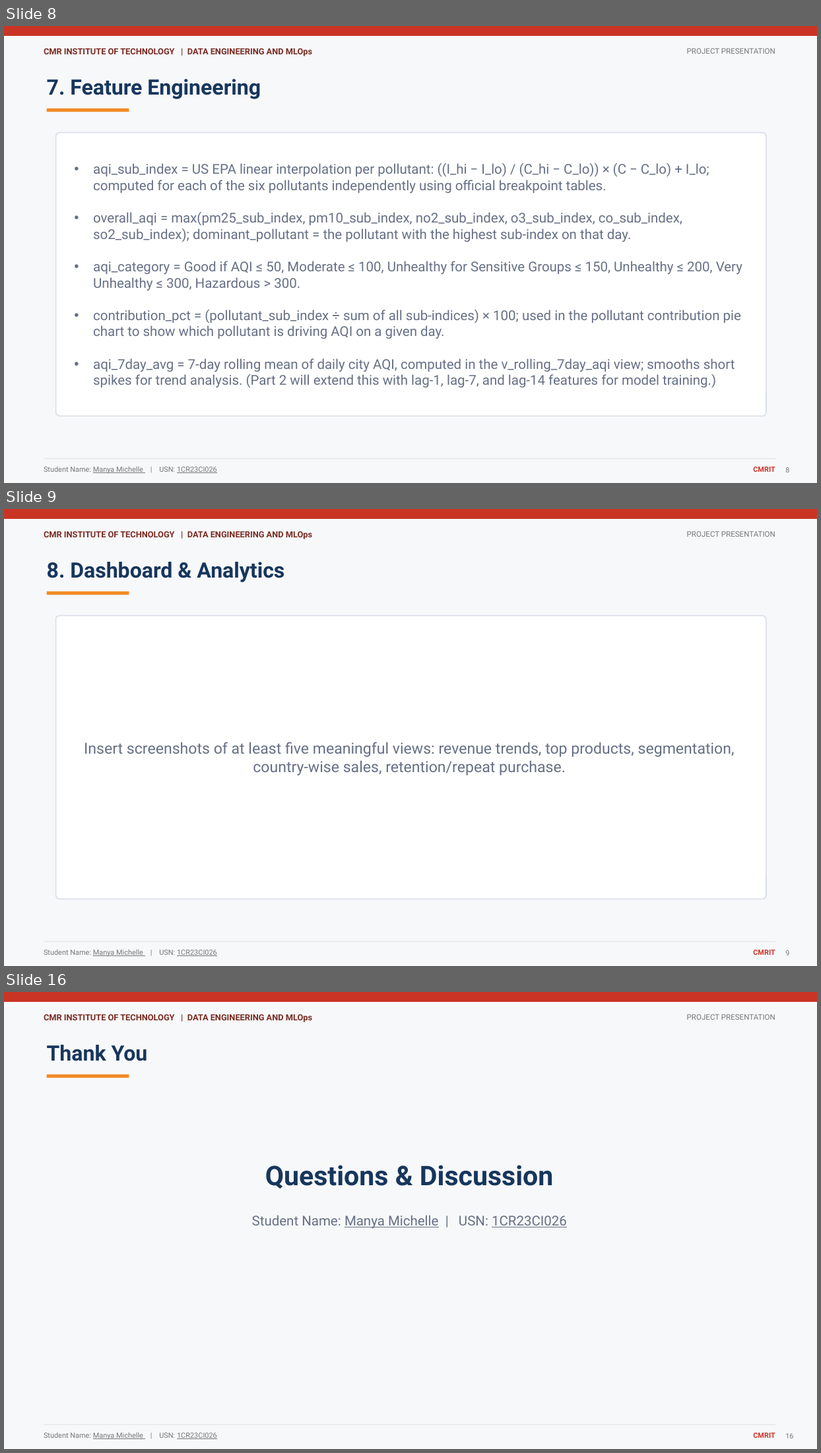
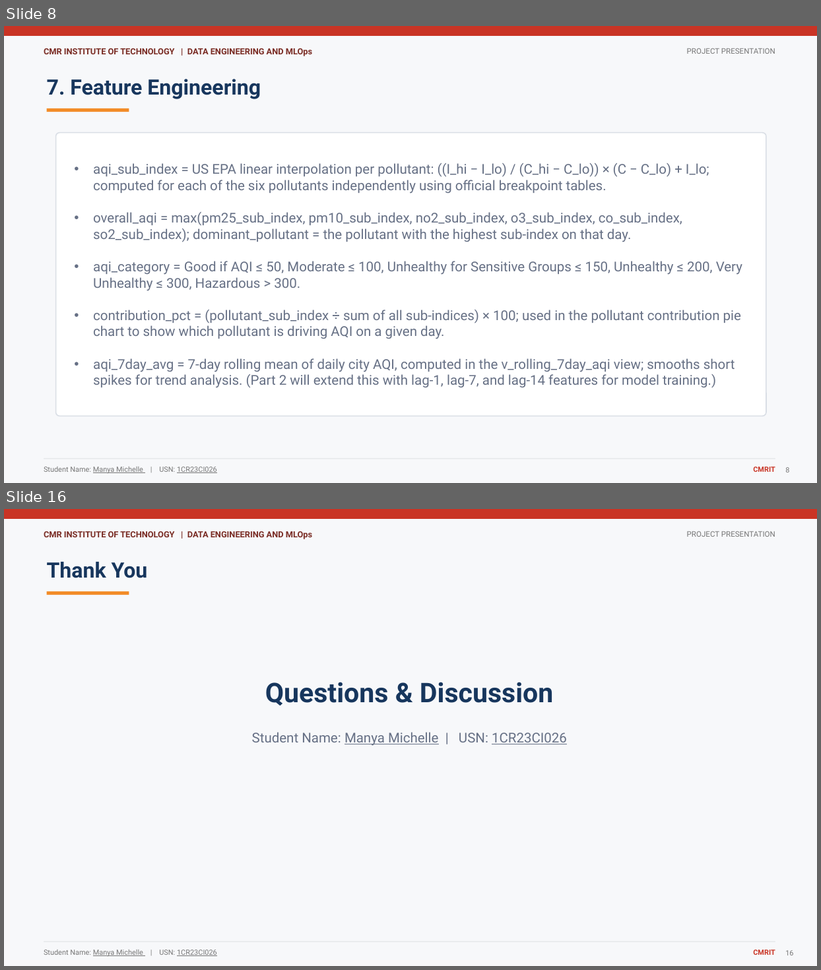
Before and after one commit to justaguy1337/mlops, a slide deck: Presentation_Template.pptx. Shown one above the other, each under a label of ours: slides 8, 9 and 16 before the commit, slides 8 and 16 after it; the slides between them are not shown. The pictures are 821x1453 and 821x970 pixels, drawn with LibreOffice and Linux fonts; fonts in the diff are those of the drawing. Boxes give left, top, right and bottom in pixels: in the first picture for what was removed or moved away, otherwise in the second. Text is boxed around its words. In the diff, an @@ line names an element or a change of style, - is before the commit and + after.

```diff
--- a/Presentation_Template.pptx
+++ b/Presentation_Template.pptx
@@ slide 9 removed at (x1=4, y1=509, x2=817, y2=966), background #F7F8FA; not listed: 6 template elements that a slide beside it also shows @@
@@ text removed at (x1=47, y1=562, x2=284, y2=582) @@
-8. Dashboard & Analytics
@@ line removed from (47, 593) to (129, 593) @@
@@ rounded rectangle removed at (x1=56, y1=616, x2=766, y2=900) @@
@@ text removed at (x1=84, y1=742, x2=735, y2=776) @@
-Insert screenshots of at least five meaningful views: revenue trends, top products, segmentation, country-wise sales, retention/repeat purchase.
@@ page number removed at (x1=785, y1=951, x2=789, y2=956) @@
-9
```
Also in this commit, not shown: 5 slides changed, 2 slides added, 1 other slide removed, 1 other file.
